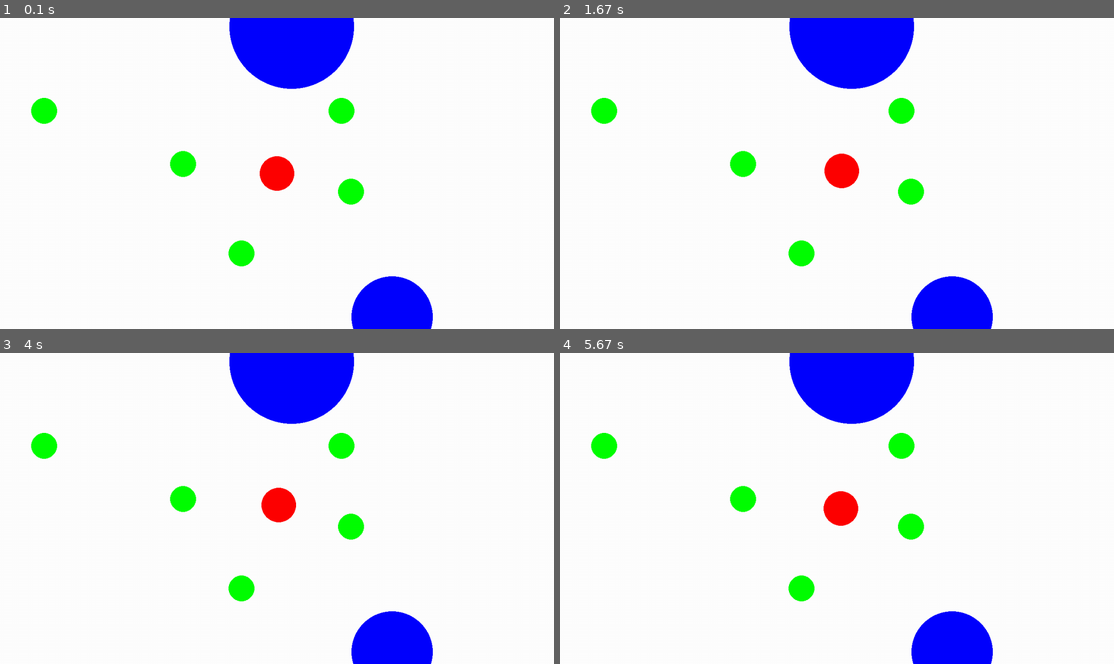
Above: before the commit, frames 1-4 (two rows, left to right).
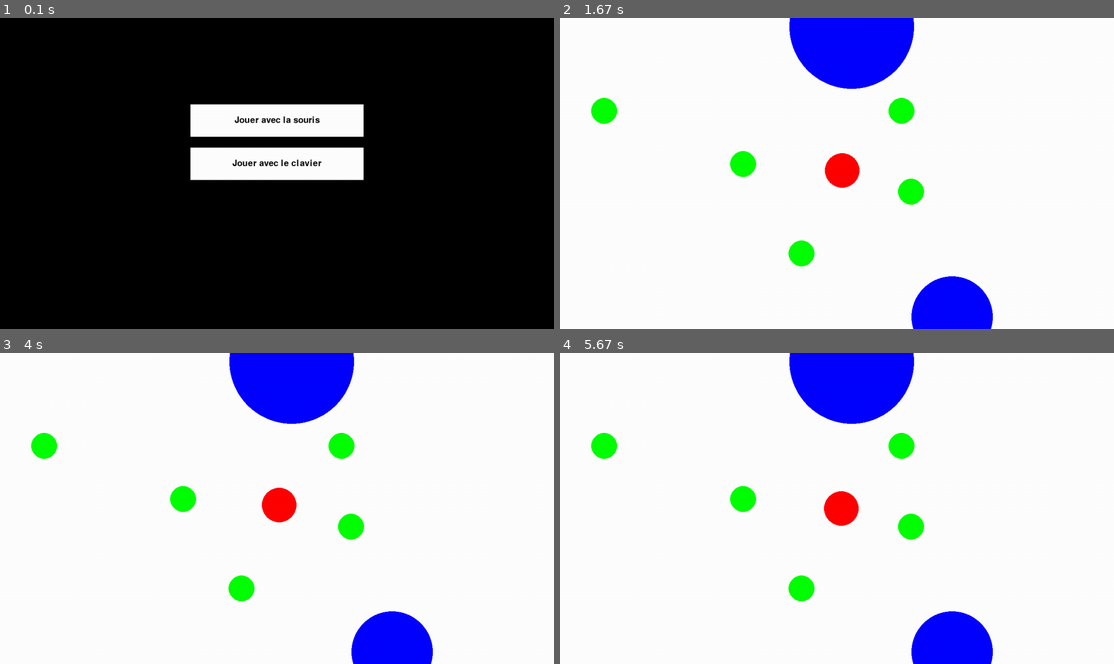
Above: after the commit, the same moments.

Repository: B2-Info-23-24/agarpyo-b2-b-AlexNbl27
Game: pygame game, started from App/main.py
Same seed, same stepped clock (60 frames per second), same inputs: the game is played once before the commit and once after it.
Inputs (mouse positions are in pixels of both pictures, inside the frame that each line leads up to):
- Up to frame 1 (0.1 s): no input
- Up to frame 2 (1.67 s): click (837, 173) at 0.38 s; hold Right 0.67-1.13 s; move the mouse to (837, 195) at 0.7 s; hold Up 1.17-1.47 s; hold Right from 1.5 s (still down)
- Up to frame 3 (4 s): release Right at 1.97 s; hold Left 2-2.53 s; hold Down 2.57-2.87 s; hold Left 2.9-3.3 s; hold Up 3.33-3.7 s; hold Right from 3.73 s (still down)
- Up to frame 4 (5.67 s): release Right at 4.37 s; hold Down 4.4-4.77 s; hold Left 4.8-5.27 s; hold Right from 5.3 s (still down)

The runs differ from the first frame. In frame 1, 95% of the frame differs, in the area x 0-100%, y 0-100%; in frame 2, less than 0.1%; in frame 3, less than 0.1%; in frame 4, less than 0.1%.

Commit message:
Implement modes

Diff:
--- /dev/null
+++ b/App/button.py
@@ -0,0 +1,24 @@
+import pygame
+
+
+class Button:
+    def __init__(self, surface, x, y, width, height, color, text, text_color, font):
+        self.surface = surface
+        self.rect = pygame.Rect(x, y, width, height)
+        self.color = color
+        self.text = text
+        self.text_color = text_color
+        self.font = font
+
+    def draw(self):
+        pygame.draw.rect(self.surface, self.color, self.rect)
+        text_surface = self.font.render(self.text, True, self.text_color)
+        text_rect = text_surface.get_rect(center=self.rect.center)
+        self.surface.blit(text_surface, text_rect)
+
+    def is_clicked(self, event):
+        if event.type == pygame.MOUSEBUTTONDOWN and event.button == 1:
+            mouse_pos = pygame.mouse.get_pos()
+            if self.rect.collidepoint(mouse_pos):
+                return True
+        return False
--- a/App/game.py
+++ b/App/game.py
@@ -1,27 +1,19 @@
 import pygame
+from my_pygame import MyPygame
 from settings import Settings
 from trap import Trap
 from food import Food
-from object import Object
 from player import Player
 
-class Game(Settings):
+class Game(Settings, MyPygame):
     def __init__(self, level = 2, mode = 1):
-        pygame.init()
-        super().__init__()
-        #Pygame
-        self.screen_width = 1280
-        self.screen_height = 720
-        self.screen = pygame.display.set_mode((self.screen_width, self.screen_height))
-        self.clock = pygame.time.Clock()
-        self.dt = self.clock.tick(60) / 5000
-
+        Settings.__init__(self)
+        MyPygame.__init__(self)
         #Settings
         self.level = level
-        self.mode = 1
-
+        self.mode = mode
         #Game
-        self.game_started = True
+        self.game_running = True
         self.player = Player(self.screen)
         self.foods = []
         self.traps = []
@@ -29,22 +21,17 @@
         self.nb_traps = 2
         self.adapt_level()
 
-
     def play(self):
-        while self.game_started:
+        while self.game_running:
             self.screen.fill("white")
             self.create_foods()
             self.create_traps()
             self.render_objects()
             self.player.move(self)
-            for event in pygame.event.get():
-                if event.type == pygame.KEYDOWN and event.key == pygame.K_ESCAPE:
-                    self.game_started = False
+            self.game_running = self.pygame_event()
             pygame.display.flip()
-        pygame.quit()
 
     # ==== Subfunctions ==== #
-
     def create_foods(self):
         while(len(self.foods) < self.nb_foods):
             _food = Food(self.screen)
--- a/App/main.py
+++ b/App/main.py
@@ -1,6 +1,7 @@
 from game import Game
+from menu import Menu
 
 
 if __name__ == '__main__':
-    game = Game()
-    game.play()
+    menu = Menu()
+    menu.menu()
--- /dev/null
+++ b/App/menu.py
@@ -0,0 +1,49 @@
+import pygame
+from game import Game
+from button import Button
+from my_pygame import MyPygame
+from settings import Settings
+
+class Menu(Settings, MyPygame):
+    def __init__(self):
+        Settings.__init__(self)
+        MyPygame.__init__(self)
+
+        self.level_selected = 1
+        self.mode = 1
+        self.menu_running = True
+        self.buttons = []
+        self.create_button()
+        self.menu()
+
+    def menu(self):
+        while self.menu_running:
+            self.screen.fill((0, 0, 0))
+            self.render_menu()
+            self.menu_running = self.pygame_event(self.buttons)
+            if isinstance(self.menu_running, Button):
+                if(self.menu_running.text == "Jouer avec la souris"):
+                    self.level_selected = 2
+                    self.mode = 1
+                elif(self.menu_running.text == "Jouer avec le clavier"):
+                    self.level_selected = 2
+                    self.mode = 2
+                self.menu_running = False
+                game = Game(self.level_selected, self.mode)
+                game.play()
+                self.menu_running = True
+
+    def create_button(self):
+        button_width = 400
+        button_height = 75
+        button_color = (255, 255, 255)
+        font = pygame.font.SysFont(None, 30)
+        button1 = Button(self.screen, (self.screen.get_width() - button_width) // 2, 200, button_width, button_height, button_color, "Jouer avec la souris", (0, 0, 0), font)
+        self.buttons.append(button1)
+        button2 = Button(self.screen, (self.screen.get_width() - button_width) // 2, 300, button_width, button_height, button_color, "Jouer avec le clavier", (0, 0, 0), font)
+        self.buttons.append(button2)
+
+    def render_menu(self):
+        for button in self.buttons:
+            button.draw()
+        pygame.display.flip()
--- /dev/null
+++ b/App/my_pygame.py
@@ -0,0 +1,28 @@
+import pygame
+from button import Button
+
+
+class MyPygame:
+    def __init__(self):
+        pygame.init()
+        self.screen_width = 1280
+        self.screen_height = 720
+        self.screen = pygame.display.set_mode((self.screen_width, self.screen_height))
+        self.clock = pygame.time.Clock()
+        self.dt = self.clock.tick(60) / 5000
+
+    def pygame_event(self, buttons = []):
+        event_running = True
+        for event in pygame.event.get():
+            if event.type == pygame.KEYDOWN and event.key == pygame.K_ESCAPE:
+                event_running = False
+            if event.type == pygame.QUIT:
+                event_running = False
+                pygame.quit()
+            if event.type == pygame.MOUSEBUTTONDOWN:
+                _index = 0
+                for button in buttons:
+                    if button.is_clicked(event):
+                        return button
+                    _index += 1
+        return event_running
--- a/App/settings.py
+++ b/App/settings.py
@@ -1,4 +1,4 @@
 class Settings :
     def __init__(self) :
-        self.allmodes = {"mouse": 0, "keyboard": 1}
+        self.allmodes = {"mouse": 1, "keyboard": 2}
         self.alllevels = {"easy": 2, "medium": 3, "hard": 4}
